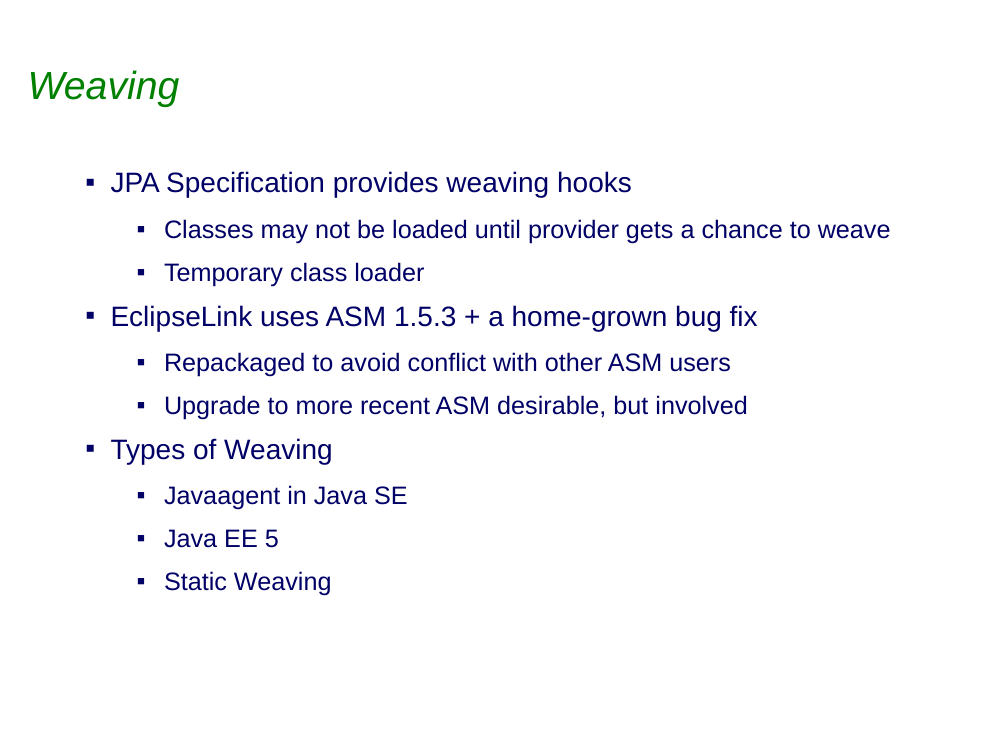
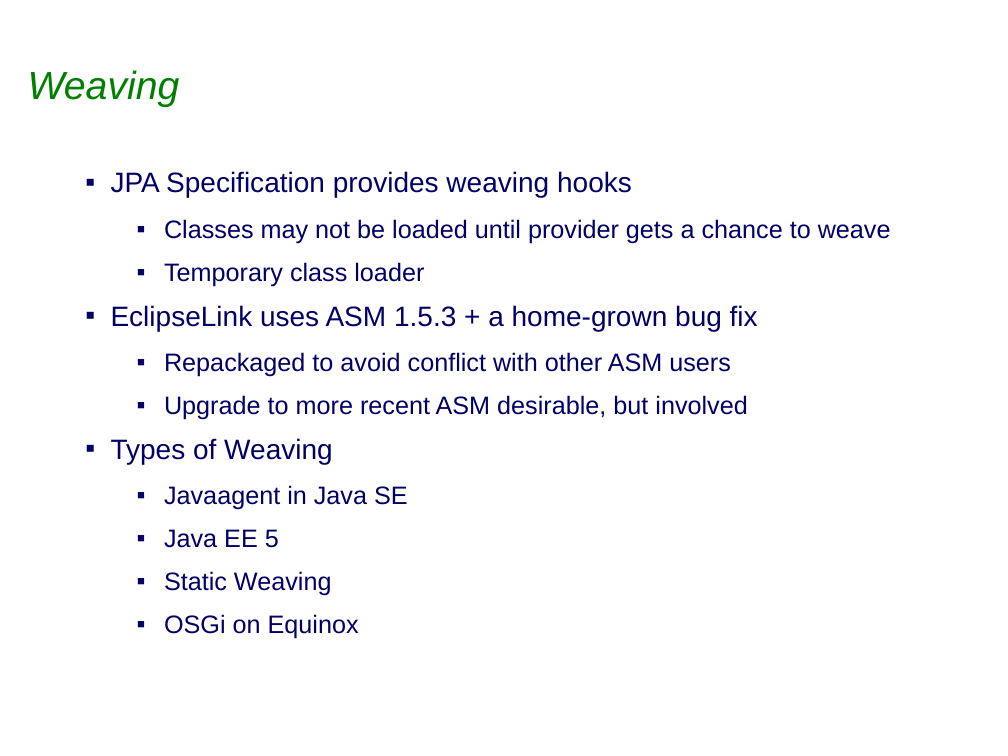
Before and after one commit to sabineheider/incubator, a slide deck: slide 2 of summit-2010/EclipseLink-Weaving.ppt. Drawn at 1008x756 pixels with LibreOffice and Linux fonts; fonts in the diff are those of the drawing; background and template pictures are left out. Boxes give left, top, right and bottom in pixels: in the first picture for what was removed or moved away, otherwise in the second. Text is boxed around its words. In the diff, an @@ line names an element or a change of style, - is before the commit and + after.

```diff
--- a/summit-2010/EclipseLink-Weaving.ppt
+++ b/summit-2010/EclipseLink-Weaving.ppt
@@ text at (164,614,359,639): paragraph added @@
+  ▪ OSGi on Equinox
```
Also in this commit, not shown: 3 other files.
